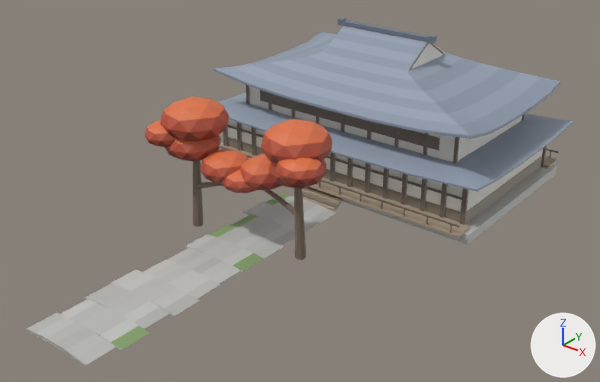
One commit to the glTF model godot/assets/models/hieda_blockout.glb: the scene before it, then after it.
The view is the same before and after, from a camera (50 mm lens) standing at (38.9, -60.6, 32.0) and looking at (1.8, -14.2, 3.2). Lighting does not change. The marker at lower right points along +X, +Y and +Z. The first picture is the older version. Vertices at exactly the same position are counted once.

In view in the first picture: 'hieda_blockout'.
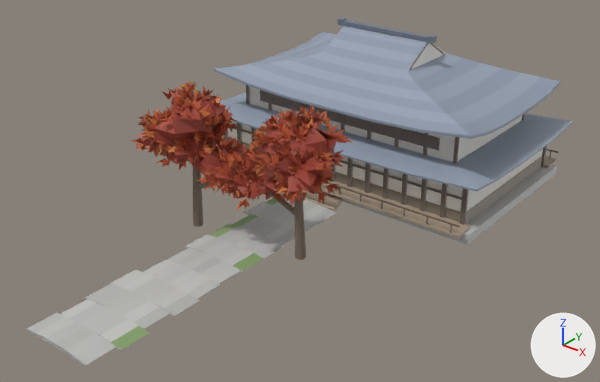
Pixel boxes (x1, y1, x2, y2) of what changed, in the pictures (600 x 382 px):
part 1 of me_hieda_scene, built on
    before: (144, 96, 332, 194)
    after: (131, 80, 351, 210)

What changed in the scene script:
```text
Change me_hieda_scene:
    used by ob_hieda_blockout; location = (0.0, 0.0, 0.0)
    remove me_hieda_scene.from_pydata(...)  # 2023 vertices, 3180 faces; spans x -14.4..14.4, y -36.5..9.3, z -0.1..13.2
    add me_hieda_scene.from_pydata(...)  # 14464 vertices, 7612 faces; spans x -14.4..14.4, y -36.5..9.3, z -0.1..13.2
    me_hieda_scene part 1: 15 vertices moved within x -4.8..6.4, y -20.7..-16.8, z 5.5..10.0; 379 vertices removed from x -7.6..7.8, y -22.4..-15.3, z 4.7..10.6; 12820 vertices added at x -8.7..8.8, y -23.6..-13.6, z 3.4..12.2
```
